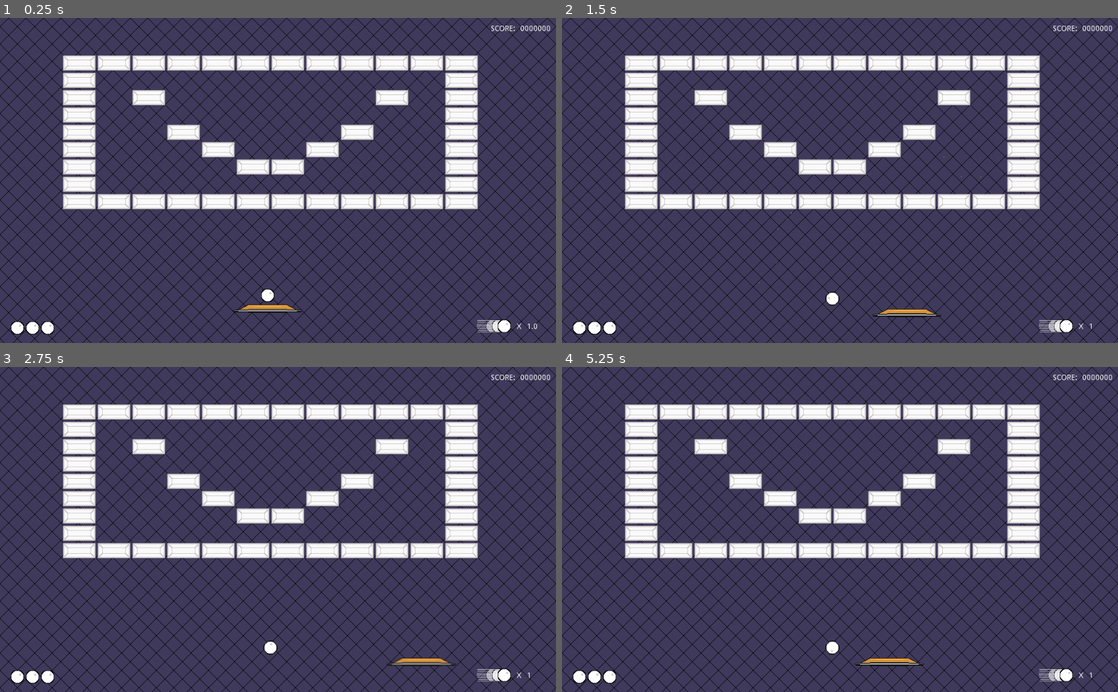
Above: before the commit, frames 1-4 (two rows, left to right).
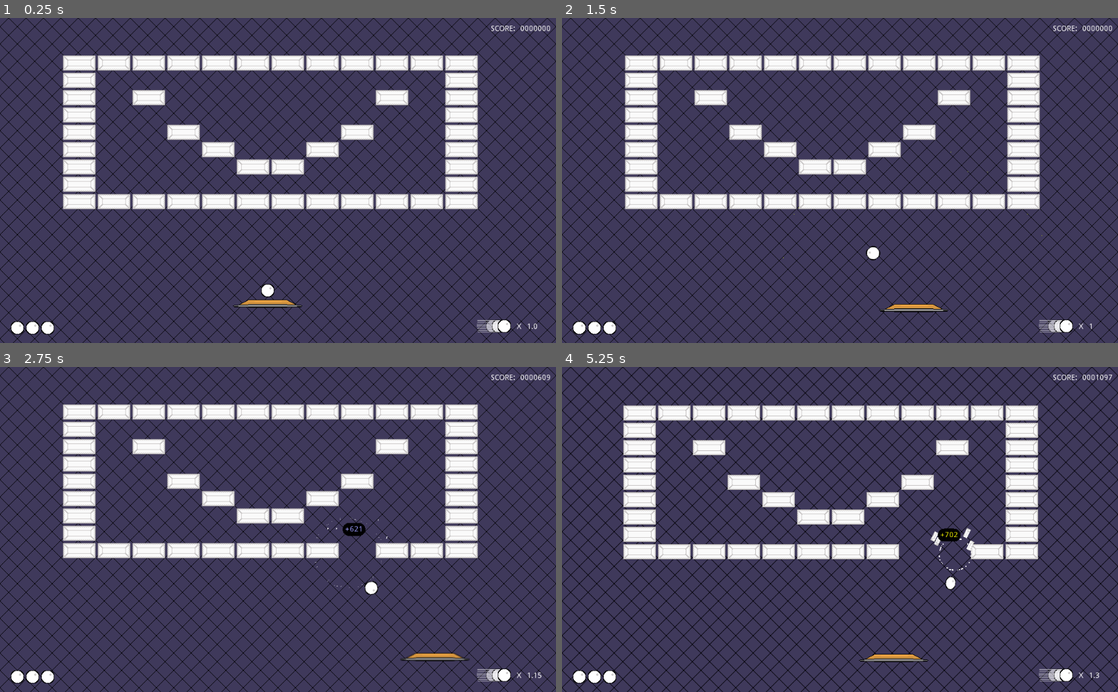
Above: after the commit, the same moments.

Repository: Anatolij-Grigorjev/Breakout4Godot
Game: Godot game, scene res://BreakoutGame.tscn
Two runs of this game, one before a commit and one after it. Both use one fixed random seed, a clock stepped at 60 frames per second and the inputs below.
Inputs (mouse positions are in pixels of both pictures, inside the frame that each line leads up to):
- Up to frame 1 (0.25 s): no input
- Up to frame 2 (1.5 s): tap Enter (ui_accept) at 0.5, 0.77 s; move the mouse to (962, 164) at 0.52 s; hold Right (ui_right) 0.53-1.25 s; tap Alt at 0.6 s; click (962, 164) at 0.67 s; drag from (728, 196) to (812, 245) at 1.27 s
- Up to frame 3 (2.75 s): move the mouse to (333, 458) at 2.02 s; hold Right (ui_right) from 2.03 s (still down); tap Shift at 2.1 s
- Up to frame 4 (5.25 s): release Right (ui_right) at 2.75 s; drag from (812, 594) to (673, 480) at 2.77 s; move the mouse to (1006, 578) at 3.52 s; hold Left (ui_left) 3.53-4.25 s; tap Ctrl at 3.6 s; tap Enter (ui_accept) at 3.77 s; drag from (673, 480) to (756, 448) at 4.27 s; move the mouse to (867, 529) at 5.02 s; hold Left (ui_left) from 5.03 s (still down); tap Alt at 5.1 s; click (867, 529) at 5.17 s

The runs differ from the first frame. In frame 1, 0.5% of the frame differs, in the area x 41-55%, y 81-91%; in frame 2, 0.6%; in frame 3, 1.1%; in frame 4, 8.7%, in the area x 11-99%, y 2-96%.

Commit message:
adjust stage params to avoid ball ball startup

Diff:
--- a/game/BreakoutGame.tscn
+++ b/game/BreakoutGame.tscn
@@ -53,10 +53,12 @@
 [node name="CollideSmoke5" parent="ParticlesBattery" instance=ExtResource( 4 )]
 
 [node name="Paddle" parent="." instance=ExtResource( 9 )]
-position = Vector2( 489, 534 )
+position = Vector2( 489, 525 )
+acceleration = 200.0
 
 [node name="Ball" parent="Paddle" instance=ExtResource( 10 )]
 position = Vector2( 0, -26 )
+direction = Vector2( 0, 1 )
 
 [node name="BallLossArea" parent="." instance=ExtResource( 11 )]
 position = Vector2( 515, 613 )
--- a/game/ball/Ball.gd
+++ b/game/ball/Ball.gd
@@ -57,6 +57,7 @@
 
 	var next_direction = direction.bounce(collision.normal)
 
+
 	if not collision.collider.is_in_group("barrier"):
 		sprite.rotation = collision.normal.angle()
 
@@ -87,8 +88,8 @@
 	var new_direction = original_direction
 	if abs(current_angle) < PI / 6:
 		new_direction = new_direction.rotated(sign(current_angle) * allowed_adjustmenet)
-		print("(on %s): land angle: %s not exciting, adjusted for %s to %s" % [collider, rad2deg(current_angle), rad2deg(allowed_adjustmenet), rad2deg(new_direction.angle())])
+		print("(on %s): land angle: %s (%s rad) not exciting, adjusted for %s (%s rad) to %s" % [collider, rad2deg(current_angle), current_angle, rad2deg(allowed_adjustmenet), allowed_adjustmenet, rad2deg(new_direction.angle())])
 	elif abs(current_angle) > PI * 5 / 6:
 		new_direction = new_direction.rotated(-sign(current_angle) * allowed_adjustmenet)
-		print("(on %s): land angle: %s not exciting, adjusted for %s to %s" % [collider, rad2deg(current_angle), rad2deg(allowed_adjustmenet), rad2deg(new_direction.angle())])
+		print("(on %s): land angle: %s (%s rad) not exciting, adjusted for %s (%s rad) to %s" % [collider, rad2deg(current_angle), current_angle, rad2deg(allowed_adjustmenet), allowed_adjustmenet, rad2deg(new_direction.angle())])
 	return new_direction
